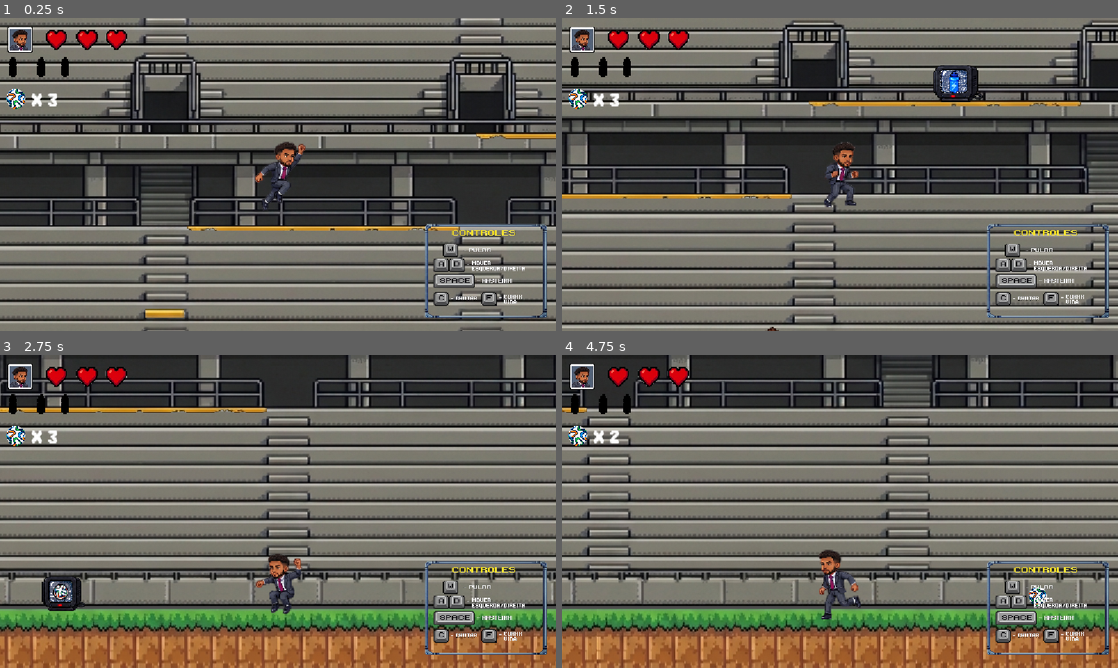
Above: before the commit, frames 1-4 (two rows, left to right).
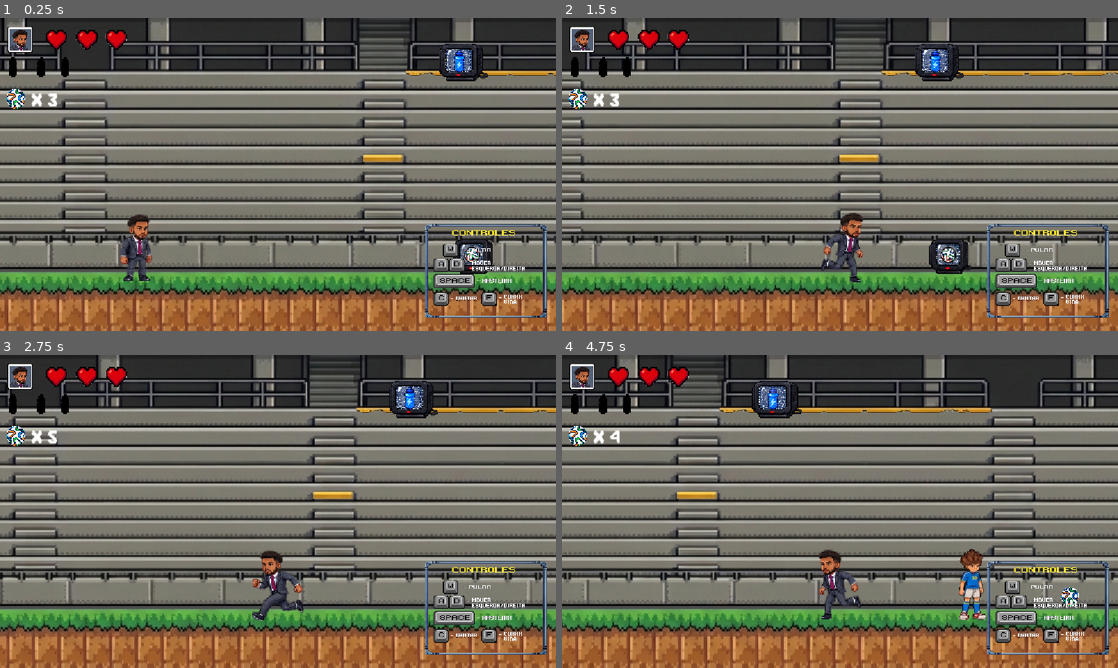
Above: after the commit, the same moments.

Repository: MicaelDosSantoss/AventurasDeUmJogador
Game: Godot game, scene res://cena_fase.tscn
The game is run twice, just before and just after one commit, with the same random seed, the same clock (stepped at 60 frames per second) and the same inputs.
Inputs:
- Up to frame 1 (0.25 s): no input
- Up to frame 2 (1.5 s): hold Space (carrinho) 0.53-1.28 s; hold Right (ir_para_direita) from 0.53 s (still down); tap Up (pular) at 0.77 s; tap C (chutar) at 1.35 s
- Up to frame 3 (2.75 s): tap Up (pular) at 1.52 s; release Right (ir_para_direita) at 2.03 s; hold Left (ir_para_esquerda) from 2.03 s (still down); hold F (curar_vida) from 2.03 s (still down)
- Up to frame 4 (4.75 s): release Left (ir_para_esquerda) at 2.78 s; release F (curar_vida) at 2.78 s; hold Right (ir_para_direita) 2.78-4.28 s; tap Space (carrinho) at 2.85 s; tap Up (pular) at 3.02, 3.77, 4.52 s; hold C (chutar) 3.53-4.28 s; hold Left (ir_para_esquerda) from 4.28 s (still down); tap F (curar_vida) at 4.35 s

The runs differ from the first frame. In frame 1, 81% of the frame differs, in the area x 0-100%, y 0-100%; in frame 2, 79%; in frame 3, 20%; in frame 4, 23%.

Commit message:
feat: implementa sistema de punição do juiz

Diff:
--- a/Aventura no Futebol/Inimigos/Inimigo (Atacante)/inimigo_atacante.tscn
+++ b/Aventura no Futebol/Inimigos/Inimigo (Atacante)/inimigo_atacante.tscn
@@ -8,7 +8,21 @@
 
 [sub_resource type="Animation" id="Animation_5wbxv"]
 resource_name = "Inimigo Atacante (Correndo)"
-step = 0.2
+length = 0.7
+loop_mode = 1
+step = 0.1
+tracks/0/type = "value"
+tracks/0/imported = false
+tracks/0/enabled = true
+tracks/0/path = NodePath("Personagem (Atacante)/Sprite2D:region_rect")
+tracks/0/interp = 1
+tracks/0/loop_wrap = true
+tracks/0/keys = {
+"times": PackedFloat32Array(0, 0.1, 0.2, 0.3, 0.4, 0.5, 0.6),
+"transitions": PackedFloat32Array(1, 1, 1, 1, 1, 1, 1),
+"update": 1,
+"values": [Rect2(342, 45, 81, 121), Rect2(424, 40, 88, 129), Rect2(512, 40, 88, 129), Rect2(604, 46, 66, 125), Rect2(674, 46, 76, 124), Rect2(753, 42, 82, 129), Rect2(835, 43, 91, 126)]
+}
 
 [sub_resource type="Animation" id="Animation_ileuh"]
 resource_name = "Inimigo Atacante (Parado)"
@@ -26,6 +40,24 @@
 "transitions": PackedFloat32Array(1, 1, 1, 1),
 "update": 1,
 "values": [Rect2(16, 40, 47, 134), Rect2(83, 41, 49, 133), Rect2(150, 42, 48, 133), Rect2(217, 42, 49, 132)]
+}
+
+[sub_resource type="Animation" id="Animation_1s5no"]
+resource_name = "Inimigo Atacante (Rasteira)"
+length = 0.7
+loop_mode = 1
+step = 0.2
+tracks/0/type = "value"
+tracks/0/imported = false
+tracks/0/enabled = true
+tracks/0/path = NodePath("Personagem (Atacante)/Sprite2D:region_rect")
+tracks/0/interp = 1
+tracks/0/loop_wrap = true
+tracks/0/keys = {
+"times": PackedFloat32Array(0, 0.2, 0.4, 0.6),
+"transitions": PackedFloat32Array(1, 1, 1, 1),
+"update": 1,
+"values": [Rect2(194, 334, 90, 96), Rect2(288, 336, 120, 96), Rect2(408, 344, 128, 96), Rect2(536, 352, 112, 80)]
 }
 
 [sub_resource type="Animation" id="Animation_583t2"]
@@ -47,6 +79,7 @@
 _data = {
 &"Inimigo Atacante (Correndo)": SubResource("Animation_5wbxv"),
 &"Inimigo Atacante (Parado)": SubResource("Animation_ileuh"),
+&"Inimigo Atacante (Rasteira)": SubResource("Animation_1s5no"),
 &"RESET": SubResource("Animation_583t2")
 }
 
@@ -56,7 +89,7 @@
 script = ExtResource("1_ileuh")
 
 [node name="Sprite2D" type="Sprite2D" parent="Personagem (Atacante)" unique_id=1120013953]
-position = Vector2(510.25, 242)
+position = Vector2(510.25, 259)
 scale = Vector2(1.2021277, 1.1044776)
 texture = ExtResource("1_r7mn4")
 region_enabled = true
--- /dev/null
+++ b/Aventura no Futebol/Inimigos/Inimigo (Juiz)/cena_cartao.gd
@@ -0,0 +1,16 @@
+extends CharacterBody2D
+
+var direcao    = 1 #  1 => Direita, -1 => Esquerda
+var velocidade = 550
+
+func _process(delta: float) -> void:
+	velocity.x = velocidade * direcao
+	velocity.y = 0
+
+	move_and_slide()
+
+
+func dano(body: Node2D) -> void:
+	if body.name == "Personagem":
+		body.receber_dano()
+		get_parent().queue_free()
--- /dev/null
+++ b/Aventura no Futebol/Inimigos/Inimigo (Juiz)/cena_cartao.tscn
@@ -0,0 +1,37 @@
+[gd_scene format=3 uid="uid://dld80glc3vc21"]
+
+[ext_resource type="Script" uid="uid://bw0kyd5v7peuk" path="res://Inimigos/Inimigo (Juiz)/cena_cartao.gd" id="1_nal2m"]
+[ext_resource type="Texture2D" uid="uid://c5qsiqy2hh6kh" path="res://Inimigos/Inimigo (Juiz)/Sprint_juiz.png" id="2_olowh"]
+
+[sub_resource type="RectangleShape2D" id="RectangleShape2D_l42ct"]
+size = Vector2(17.75, 10.5)
+
+[sub_resource type="RectangleShape2D" id="RectangleShape2D_5c1av"]
+size = Vector2(25, 17)
+
+[node name="Cartao" type="Node2D" unique_id=297855989]
+
+[node name="CharacterBody2D" type="CharacterBody2D" parent="." unique_id=1427168566]
+script = ExtResource("1_nal2m")
+
+[node name="Sprite2D" type="Sprite2D" parent="CharacterBody2D" unique_id=513421255]
+position = Vector2(12.625, 9.5)
+scale = Vector2(0.28448275, 0.24358974)
+texture = ExtResource("2_olowh")
+region_enabled = true
+region_rect = Rect2(65, 1812, 87, 78)
+
+[node name="CollisionShape2D" type="CollisionShape2D" parent="CharacterBody2D" unique_id=539676925]
+position = Vector2(13, 9)
+shape = SubResource("RectangleShape2D_l42ct")
+disabled = true
+
+[node name="AnimationPlayer" type="AnimationPlayer" parent="CharacterBody2D" unique_id=136671226]
+
+[node name="Area2D" type="Area2D" parent="CharacterBody2D" unique_id=866547470]
+
+[node name="CollisionShape2D" type="CollisionShape2D" parent="CharacterBody2D/Area2D" unique_id=1860072966]
+position = Vector2(13.5, 10.5)
+shape = SubResource("RectangleShape2D_5c1av")
+
+[connection signal="body_entered" from="CharacterBody2D/Area2D" to="CharacterBody2D" method="dano"]
--- /dev/null
+++ b/Aventura no Futebol/Inimigos/Inimigo (Juiz)/inimigo_juiz.gd
@@ -0,0 +1,31 @@
+extends CharacterBody2D
+
+var direcao_inimigo = 1
+
+func _process(delta: float) -> void:
+	velocity.y += 20
+	move_and_slide()
+
+	if $RayCast2D.get_collider() != null && $RayCast2D.get_collider().name == "Personagem":
+		$AnimationPlayer.play("Inimigo Juiz (Jogando Cartão)")
+	else:
+		$AnimationPlayer.play("Inimigo Juiz (Parado)")
+
+		var personagem = get_tree().root.get_node("Fase/Jogador/Personagem")
+		var personagem_pos_x = personagem.global_position.x
+
+		if global_position.x < personagem_pos_x:
+			$Sprite2D.flip_h = false
+			$Marker2D.position.x = abs($Marker2D.position.x)
+			direcao_inimigo = 1
+		else:
+			$Sprite2D.flip_h = true
+			$Marker2D.position.x = -abs($Marker2D.position.x)
+			direcao_inimigo = -1
+
+func atirar_cartao():
+	var cena_cartao = preload("res://Inimigos/Inimigo (Juiz)/cena_cartao.tscn")
+	var obj_cartao = cena_cartao.instantiate()
+	get_parent().add_child(obj_cartao)
+	obj_cartao.get_node("CharacterBody2D").direcao = direcao_inimigo
+	obj_cartao.global_position = $Marker2D.global_position
--- /dev/null
+++ b/Aventura no Futebol/Inimigos/Inimigo (Juiz)/inimigo_juiz.tscn
@@ -0,0 +1,105 @@
+[gd_scene format=3 uid="uid://d0rhxtol5hrgm"]
+
+[ext_resource type="Script" uid="uid://deuwek5cn51au" path="res://Inimigos/Inimigo (Juiz)/inimigo_juiz.gd" id="1_7vvcl"]
+[ext_resource type="Texture2D" uid="uid://c5qsiqy2hh6kh" path="res://Inimigos/Inimigo (Juiz)/Sprint_juiz.png" id="1_ml8oi"]
+
+[sub_resource type="RectangleShape2D" id="RectangleShape2D_l42ct"]
+size = Vector2(34, 128.5)
+
+[sub_resource type="Animation" id="Animation_7vvcl"]
+resource_name = "Inimigo Juiz (Jogando Cartão)"
+step = 0.2
+tracks/0/type = "value"
+tracks/0/imported = false
+tracks/0/enabled = true
+tracks/0/path = NodePath("Character/Sprite2D:region_rect")
+tracks/0/interp = 1
+tracks/0/loop_wrap = true
+tracks/0/keys = {
+"times": PackedFloat32Array(0, 0.2, 0.4, 0.6, 0.8),
+"transitions": PackedFloat32Array(1, 1, 1, 1, 1),
+"update": 1,
+"values": [Rect2(52, 580, 283, 536), Rect2(390, 580, 307, 536), Rect2(762, 563, 342, 560), Rect2(31, 1177, 385, 545), Rect2(546, 1179, 384, 548)]
+}
+tracks/1/type = "method"
+tracks/1/imported = false
+tracks/1/enabled = true
+tracks/1/path = NodePath("Character")
+tracks/1/interp = 1
+tracks/1/loop_wrap = true
+tracks/1/keys = {
+"times": PackedFloat32Array(0.6),
+"transitions": PackedFloat32Array(1),
+"values": [{
+"args": [],
+"method": &"atirar_cartao"
+}]
+}
+
+[sub_resource type="Animation" id="Animation_u3q8f"]
+resource_name = "Inimigo Juiz (Parado)"
+length = 0.7
+step = 0.2
+tracks/0/type = "value"
+tracks/0/imported = false
+tracks/0/enabled = true
+tracks/0/path = NodePath("Character/Sprite2D:region_rect")
+tracks/0/interp = 1
+tracks/0/loop_wrap = true
+tracks/0/keys = {
+"times": PackedFloat32Array(0, 0.2, 0.4, 0.6),
+"transitions": PackedFloat32Array(1, 1, 1, 1),
+"update": 1,
+"values": [Rect2(31, 24, 258, 528), Rect2(376, 24, 293, 528), Rect2(716, 23, 293, 529), Rect2(1069, 22, 289, 529)]
+}
+
+[sub_resource type="Animation" id="Animation_g455o"]
+length = 0.001
+tracks/0/type = "value"
+tracks/0/imported = false
+tracks/0/enabled = true
+tracks/0/path = NodePath("Character/Sprite2D:region_rect")
+tracks/0/interp = 1
+tracks/0/loop_wrap = true
+tracks/0/keys = {
+"times": PackedFloat32Array(0),
+"transitions": PackedFloat32Array(1),
+"update": 0,
+"values": [Rect2(31, 24, 258, 528)]
+}
+
+[sub_resource type="AnimationLibrary" id="AnimationLibrary_qoowm"]
+_data = {
+&"Inimigo Juiz (Jogando Cartão)": SubResource("Animation_7vvcl"),
+&"Inimigo Juiz (Parado)": SubResource("Animation_u3q8f"),
+&"RESET": SubResource("Animation_g455o")
+}
+
+[node name="InimigoJuiz" type="Node2D" unique_id=1102260483]
+position = Vector2(-20, -78)
+
+[node name="Character" type="CharacterBody2D" parent="." unique_id=1806323417]
+script = ExtResource("1_7vvcl")
+
+[node name="Sprite2D" type="Sprite2D" parent="Character" unique_id=365926015]
+position = Vector2(36, 94.00001)
+scale = Vector2(0.2512904, 0.2851978)
+texture = ExtResource("1_ml8oi")
+region_enabled = true
+region_rect = Rect2(31, 24, 258, 528)
+
+[node name="CollisionShape2D" type="CollisionShape2D" parent="Character" unique_id=795190702]
+position = Vector2(38, 88.25)
+shape = SubResource("RectangleShape2D_l42ct")
+
+[node name="AnimationPlayer" type="AnimationPlayer" parent="Character" unique_id=1376413133]
+root_node = NodePath("../..")
+libraries/ = SubResource("AnimationLibrary_qoowm")
+
+[node name="RayCast2D" type="RayCast2D" parent="Character" unique_id=1291169896]
+position = Vector2(-537.00006, 82)
+scale = Vector2(10, 10)
+target_position = Vector2(121.59999, 0.8000002)
+
+[node name="Marker2D" type="Marker2D" parent="Character" unique_id=759666340]
+position = Vector2(182, 63)
--- a/Aventura no Futebol/Scripts/qtd_vidas.gd
+++ b/Aventura no Futebol/Scripts/qtd_vidas.gd
@@ -12,3 +12,6 @@
 
 	if (vida == 1):
 		$AnimationPlayer.play("Vida 1")
+
+	if (vida == 0):
+		$AnimationPlayer.play("Vida 0")
--- a/Aventura no Futebol/cena_cartao.tscn
+++ /dev/null
@@ -1,67 +0,0 @@
-[gd_scene format=3 uid="uid://dld80glc3vc21"]
-
-[ext_resource type="Texture2D" uid="uid://ca0mbttpobcrt" path="res://inimigo1b.png" id="1_ks231"]
-[ext_resource type="Script" uid="uid://ll5gm8i2wjll" path="res://script_cartao.gd" id="1_olowh"]
-
-[sub_resource type="RectangleShape2D" id="RectangleShape2D_1bnfh"]
-size = Vector2(27, 33)
-
-[sub_resource type="Animation" id="Animation_ks231"]
-length = 0.001
-tracks/0/type = "value"
-tracks/0/imported = false
-tracks/0/enabled = true
-tracks/0/path = NodePath("Sprite2D:region_rect")
-tracks/0/interp = 1
-tracks/0/loop_wrap = true
-tracks/0/keys = {
-"times": PackedFloat32Array(0),
-"transitions": PackedFloat32Array(1),
-"update": 0,
-"values": [Rect2(152, 665, 46, 56)]
-}
-
-[sub_resource type="Animation" id="Animation_olowh"]
-resource_name = "movendo"
-length = 0.6
-loop_mode = 1
-step = 0.2
-tracks/0/type = "value"
-tracks/0/imported = false
-tracks/0/enabled = true
-tracks/0/path = NodePath("Sprite2D:region_rect")
-tracks/0/interp = 1
-tracks/0/loop_wrap = true
-tracks/0/keys = {
-"times": PackedFloat32Array(0, 0.2, 0.4),
-"transitions": PackedFloat32Array(1, 1, 1),
-"update": 1,
-"values": [Rect2(74, 665, 46, 56), Rect2(722, 666, 57, 54), Rect2(828, 667, 50, 52)]
-}
-
-[sub_resource type="AnimationLibrary" id="AnimationLibrary_vpwsh"]
-_data = {
-&"RESET": SubResource("Animation_ks231"),
-&"movendo": SubResource("Animation_olowh")
-}
-
-[node name="Cartao" type="Node2D" unique_id=297855989]
-position = Vector2(75, 306)
-
-[node name="CharacterBody2D" type="CharacterBody2D" parent="." unique_id=2062246911]
-script = ExtResource("1_olowh")
-
-[node name="Sprite2D" type="Sprite2D" parent="CharacterBody2D" unique_id=1406051309]
-position = Vector2(9, -6)
-scale = Vector2(0.6956523, 0.6956521)
-texture = ExtResource("1_ks231")
-region_enabled = true
-region_rect = Rect2(152, 665, 46, 56)
-
-[node name="CollisionShape2D" type="CollisionShape2D" parent="CharacterBody2D" unique_id=1042100621]
-position = Vector2(8.5, -6.5)
-shape = SubResource("RectangleShape2D_1bnfh")
-
-[node name="AnimationPlayer" type="AnimationPlayer" parent="CharacterBody2D" unique_id=449191004]
-libraries/ = SubResource("AnimationLibrary_vpwsh")
-autoplay = &"movendo"
--- a/Aventura no Futebol/cena_fase.tscn
+++ b/Aventura no Futebol/cena_fase.tscn
@@ -10,6 +10,7 @@
 [ext_resource type="PackedScene" uid="uid://5diof0nplroo" path="res://coletavel_municao.tscn" id="7_4lqq5"]
 [ext_resource type="PackedScene" uid="uid://cp2dc6ckovvj2" path="res://coletavel_garrafas.tscn" id="8_b52ro"]
 [ext_resource type="PackedScene" uid="uid://duws67sos7odu" path="res://Inimigos/Inimigo (Atacante)/inimigo_atacante.tscn" id="10_qfbne"]
+[ext_resource type="PackedScene" uid="uid://d0rhxtol5hrgm" path="res://Inimigos/Inimigo (Juiz)/inimigo_juiz.tscn" id="11_k3apr"]
 
 [sub_resource type="RectangleShape2D" id="RectangleShape2D_l42ct"]
 size = Vector2(156.5, 1388.75)
@@ -84,10 +85,13 @@
 [node name="Coletavel_Municao" parent="Cenario/Coletaveis" unique_id=230571242 instance=ExtResource("7_4lqq5")]
 
 [node name="coletavel_garrafas" parent="Cenario/Coletaveis" unique_id=746245656 instance=ExtResource("8_b52ro")]
-position = Vector2(771, -653)
+position = Vector2(-17, -441)
 
-[node name="Jogador2" parent="." unique_id=174878411 instance=ExtResource("3_v5pcj")]
-position = Vector2(1205, -101)
+[node name="Jogador" parent="." unique_id=174878411 instance=ExtResource("3_v5pcj")]
+position = Vector2(456, 408)
 
 [node name="InimigoAtacante" parent="." unique_id=883794628 instance=ExtResource("10_qfbne")]
 position = Vector2(1031, 172)
+
+[node name="InimigoJuiz" parent="." unique_id=1102260483 instance=ExtResource("11_k3apr")]
+position = Vector2(1968, -287)
--- a/Aventura no Futebol/script_personagem.gd
+++ b/Aventura no Futebol/script_personagem.gd
@@ -86,3 +86,6 @@
 
 	if ( body.name != "Personagem" && body.name != "Cenario" ):
 		body.queue_free()
+
+func receber_dano() -> void:
+	ScriptGlobal.qtd_vidas -= 1
Binary file added: Aventura no Futebol/Inimigos/Inimigo (Juiz)/Sprint_juiz.png
Not shown, added: Aventura no Futebol/Inimigos/Inimigo (Juiz)/Sprint_juiz.png.import
Not shown, added: Aventura no Futebol/Inimigos/Inimigo (Juiz)/cena_cartao.gd.uid
Not shown, added: Aventura no Futebol/Inimigos/Inimigo (Juiz)/inimigo_juiz.gd.uid
